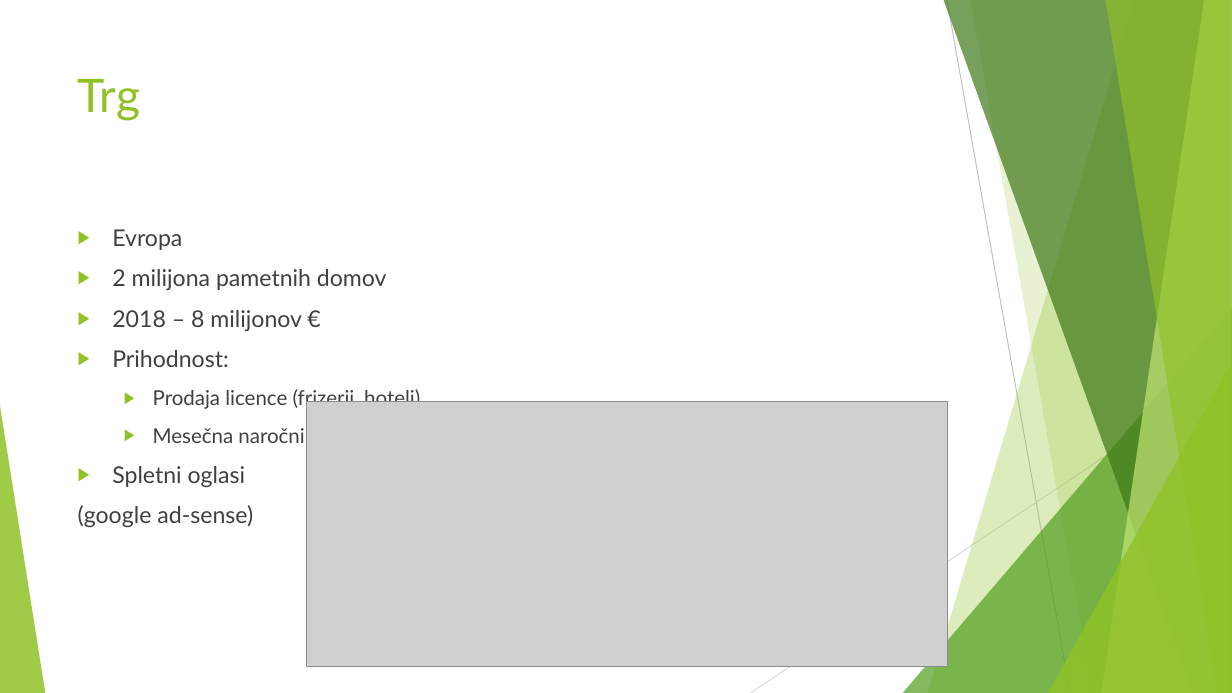
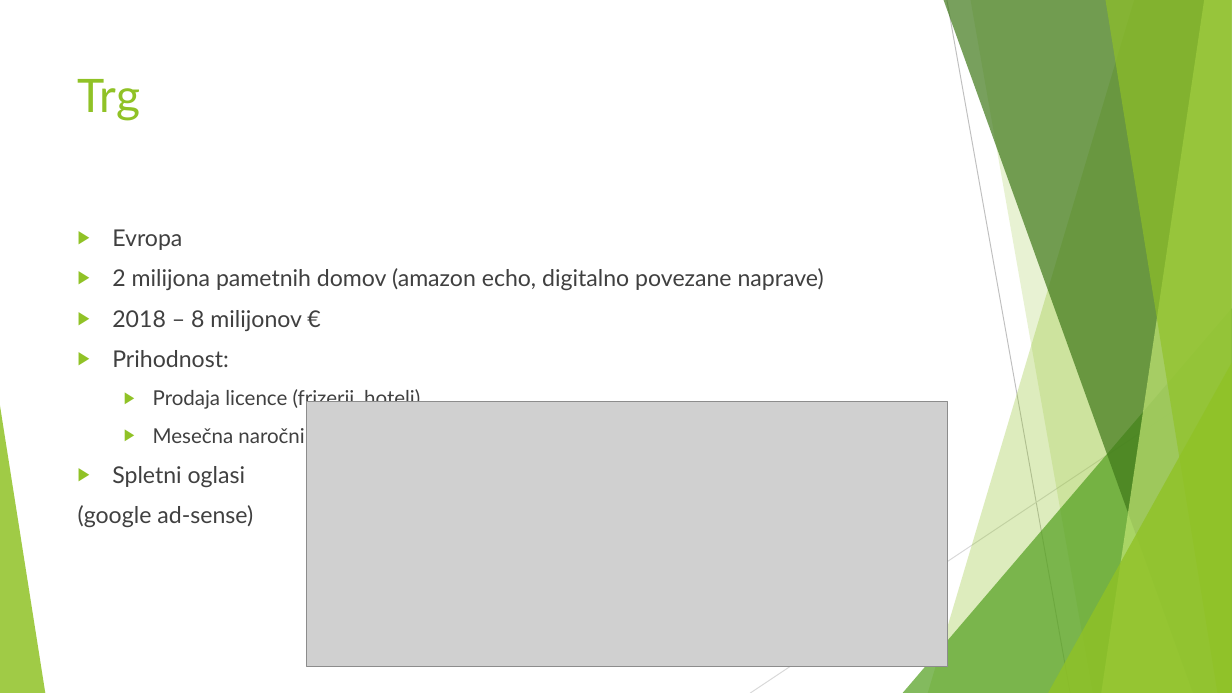
Before and after one commit to Zanz2/IPIRI_MM_RESOURCES, a slide deck: slide 7 of MAGIC-MIRROR_v4.pptx (slide 6 before the commit). Drawn at 1232x693 pixels with LibreOffice and Linux fonts; fonts in the diff are those of the drawing; grey boxes stand for pictures. Boxes give left, top, right and bottom in pixels: in the first picture for what was removed or moved away, otherwise in the second. Text is boxed around its words. In the diff, an @@ line names an element or a change of style, - is before the commit and + after.

```diff
--- a/MAGIC-MIRROR_v4.pptx
+++ b/MAGIC-MIRROR_v4.pptx
@@ text at [112,268,824,290]: text changed @@
-▶ 2 milijona pametnih domov
+▶ 2 milijona pametnih domov (amazon echo, digitalno povezane naprave)
```
Also in this commit, not shown: 4 other slides changed.
